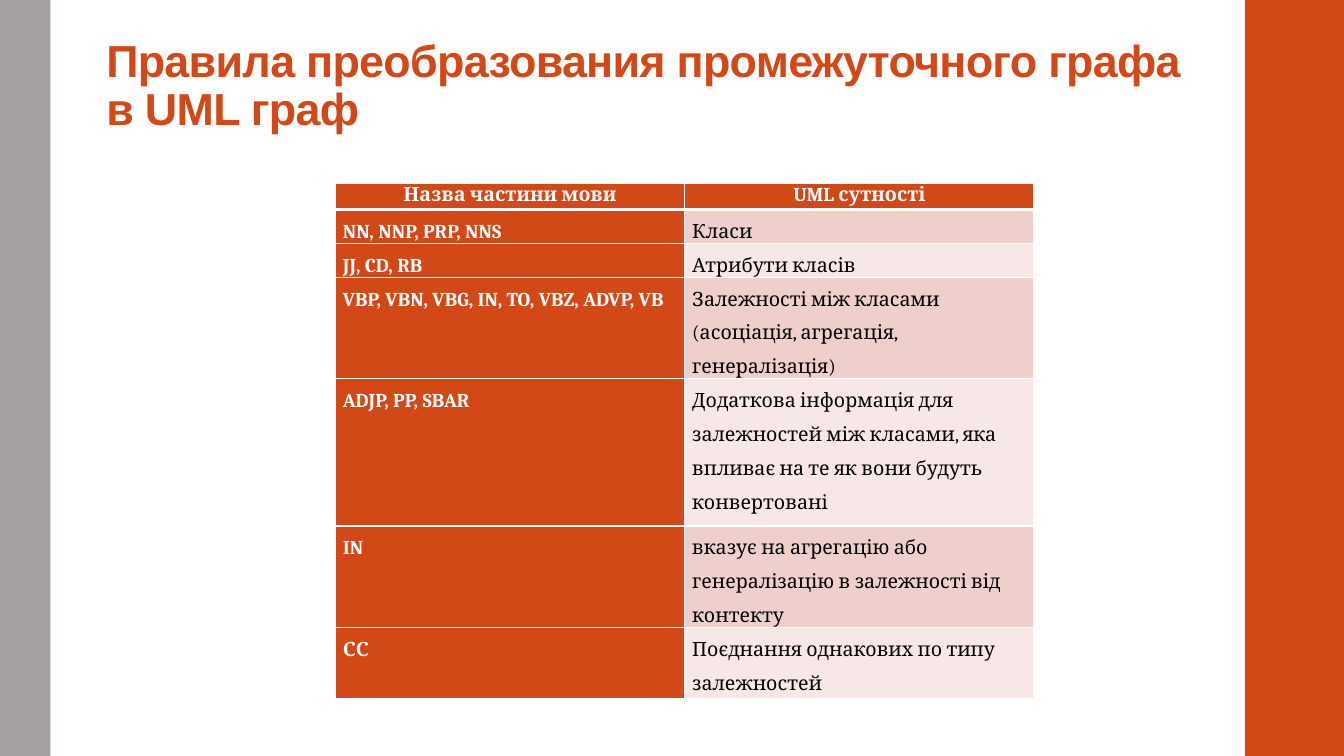
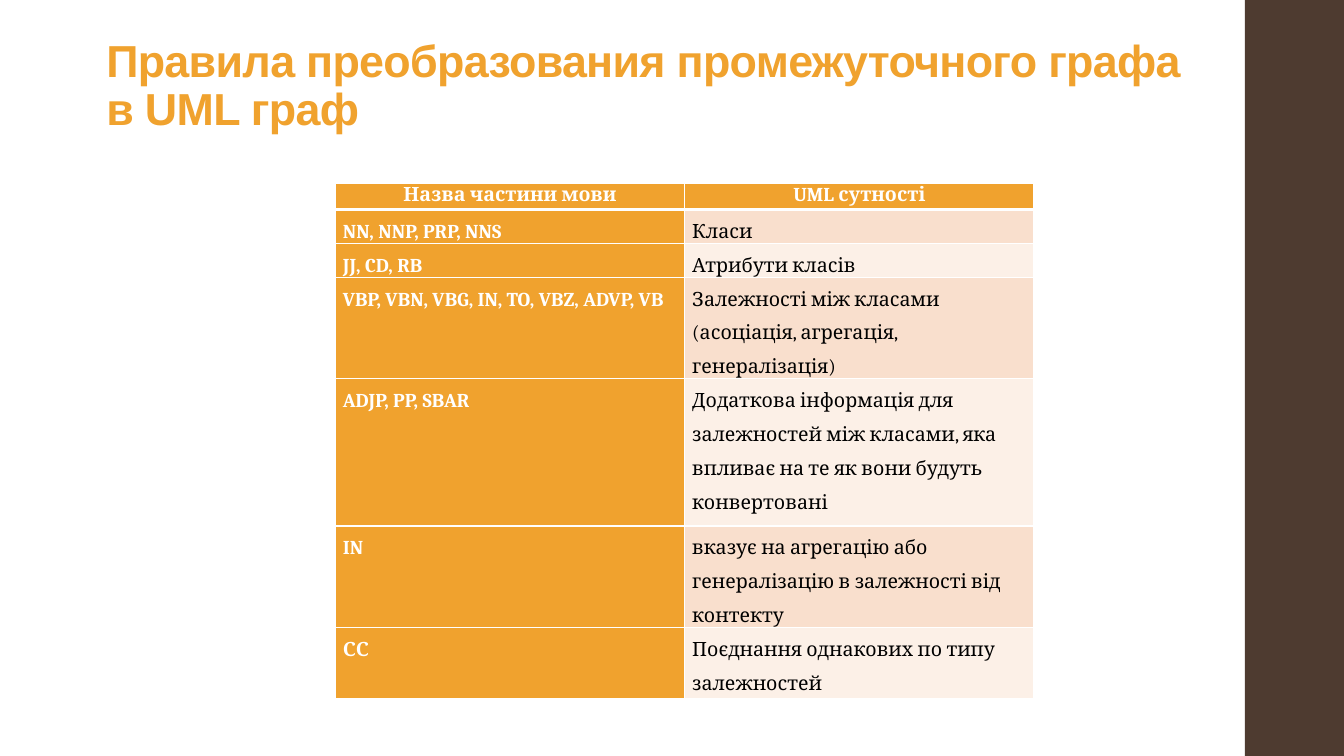
Before and after one commit to alexnodejs/onto-diploma, a slide deck: slide 11 of presentation/Moiseyenko_presentation.pptx. Drawn at 1344x756 pixels with LibreOffice and Linux fonts; fonts in the diff are those of the drawing. Boxes give left, top, right and bottom in pixels: in the first picture for what was removed or moved away, otherwise in the second. Text is boxed around its words. In the diff, an @@ line names an element or a change of style, - is before the commit and + after.

Commit message:
Change design

```diff
--- a/presentation/Moiseyenko_presentation.pptx
+++ b/presentation/Moiseyenko_presentation.pptx
@@ rectangle removed at (0,0,50,756) @@
@@ rectangle at (1245,0,1344,756): fill #D34817 to #4E3B30 @@
@@ title "Правила преобразования промежуточного графа в ..." at (106,44,1180,134): text colour #D34817 to #F0A22E @@
@@ table at (336,184,1035,699) @@
@@ fill #D34817 to #F0A22E in 8 cells @@
@@ fill #EFCFCC to #F9E0CD in 3 cells @@
@@ fill #F7E9E8 to #FCF0E8 in 3 cells @@
```
Also in this commit, not shown: 20 other slides changed.
